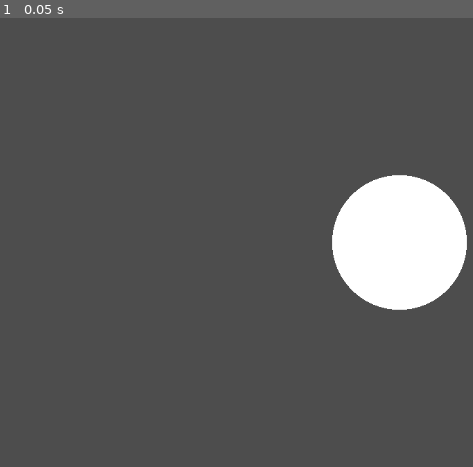
Above: before the commit, frame 1.
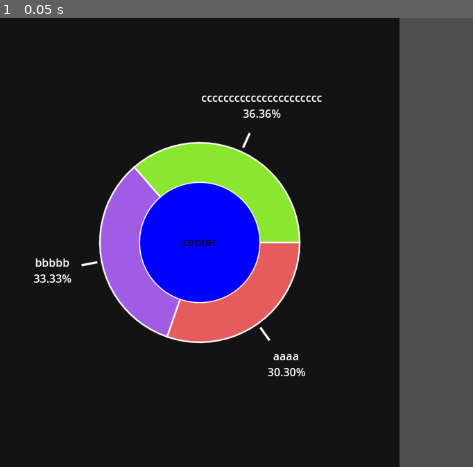
Above: after the commit, the same moment.

Repository: GabrielRMCorrea/Godot-PieChart
Game: Godot game, scene res://main.tscn
Same seed, same stepped clock (60 frames per second), same inputs: the game is played once before the commit and once after it. Before the commit the project starts from res://pie_chart.tscn.
Inputs:
- Up to frame 1 (0.05 s): no input

The runs differ from the first frame. In frame 1, 88% of the frame differs, in the area x 0-99%, y 0-100%.

Commit message:
added outlines and draw_circle_arc_poly became draw_slice

Diff:
--- a/main.tscn
+++ b/main.tscn
@@ -1,10 +1,6 @@
-[gd_scene load_steps=3 format=3 uid="uid://dr55i4x5hjomc"]
+[gd_scene load_steps=2 format=3 uid="uid://dr55i4x5hjomc"]
 
-[ext_resource type="PackedScene" uid="uid://cbux5geqj1s7n" path="res://pie_chart.tscn" id="1_ig7tw"]
-
-[sub_resource type="Gradient" id="Gradient_ig7tw"]
-interpolation_color_space = 1
-colors = PackedColorArray(1, 0, 0, 1, 1, 1, 0, 1)
+[ext_resource type="Script" uid="uid://biulhvvte3dvh" path="res://pie_chart.gd" id="1_ig7tw"]
 
 [node name="main" type="GridContainer"]
 anchors_preset = 15
@@ -28,31 +24,22 @@
 grow_horizontal = 2
 grow_vertical = 2
 
-[node name="PieChart" parent="Control" instance=ExtResource("1_ig7tw")]
+[node name="PieChart" type="Control" parent="Control"]
 layout_mode = 1
-size_flags_horizontal = 3
-size_flags_vertical = 3
+anchors_preset = 15
+anchor_right = 1.0
+anchor_bottom = 1.0
+grow_horizontal = 2
+grow_vertical = 2
+script = ExtResource("1_ig7tw")
 elements = Dictionary[String, float]({
-"aaaaaaaaa": 10.0,
-"bbbbbbbb": 11.0,
-"cccccccccccccccccccccc": 12.0,
-"ddddddddddddddd": 13.0
+"aaaa": 10.0,
+"bbbbb": 11.0,
+"cccccccccccccccccccccc": 12.0
 })
-title = "aisuhaiushiaushapsuhiaush"
-legend_style = 2
 center_text = "center"
-separation_lines = true
-color_scale = 2
-scale_gradient = SubResource("Gradient_ig7tw")
-
-[node name="PieChart2" parent="." instance=ExtResource("1_ig7tw")]
-layout_mode = 2
-size_flags_horizontal = 3
-size_flags_vertical = 3
-elements = Dictionary[String, float]({
-"aaaaaaaaa": 10.0,
-"bbbbbbbb": 11.0,
-"cccccccccccccccccccccc": 12.0,
-"ddddddddddddddd": 13.0
-})
-color_scale = 1
+outter_border = true
+inner_border = true
+lateral_borders = true
+center_color = Color(0, 0, 1, 1)
+metadata/_custom_type_script = "uid://biulhvvte3dvh"
--- a/pie_chart.gd
+++ b/pie_chart.gd
@@ -20,10 +20,13 @@
 @export var doughnut_shape: bool = true
 @export var center_text: String  # if doughnut_shape
 @export var center_proportion: float = 60.0  # if doughnut_shape
-@export var separation_lines: bool = false
 @export var color_scale: ColorScaleOptions = ColorScaleOptions.PRESET_1
+@export var scale_gradient: Gradient  # if color_scale == GRADIENT_
 @export var custom_scale: Array[Color]  # if color_scale == CUSTOM
-@export var scale_gradient: Gradient  # if color_scale == GRADIENT_
+@export_category("Borders")
+@export var outter_border : bool = false
+@export var inner_border : bool = false
+@export var lateral_borders : bool = false
 
 @export_group("Style Properties")
 @export var title_text_color: Color = Color.WHITE
@@ -34,17 +37,30 @@
 @export var center_text_color: Color = Color.BLACK
 @export var center_text_font_size: int = 16
 @export var line_color: Color = Color.WHITE
-
-func draw_circle_arc_poly(center: Vector2, radius: float, angle_from: float, angle_to: float, color: Color) -> void:
-	var nb_points: int = 32
-	var points_arc: PackedVector2Array = PackedVector2Array()
-	points_arc.push_back(center)
+@export var border_color: Color = Color.WHITE
+@export var border_width: float = 1
+
+func draw_slice(center: Vector2, radius: float, angle_from: float, angle_to: float, color: Color) -> void:
+	var nb_points: int = round((angle_to-angle_from)/5)
+	var outer_arc: Array[Vector2] = []
+	var inner_arc: Array[Vector2] = []
+
+	if doughnut_shape:
+		for i in range(nb_points + 1):
+			var angle_point: float = deg_to_rad(angle_from + i * (angle_to - angle_from) / nb_points)
+			inner_arc.push_front(center + Vector2(cos(angle_point), sin(angle_point)) * (radius*center_proportion/100))
+	else:
+		inner_arc.push_back(center)
 
 	for i in range(nb_points + 1):
 		var angle_point: float = deg_to_rad(angle_from + i * (angle_to - angle_from) / nb_points)
-		points_arc.push_back(center + Vector2(cos(angle_point), sin(angle_point)) * radius)
-
-	draw_colored_polygon(points_arc, color)
+		outer_arc.push_back(center + Vector2(cos(angle_point), sin(angle_point)) * radius)
+
+	draw_colored_polygon(inner_arc + outer_arc, color)
+	if inner_border and doughnut_shape:
+		draw_polyline(inner_arc, border_color, border_width, true)
+	if outter_border:
+		draw_polyline(outer_arc, border_color, border_width, true)
 
 func _draw() -> void:
 	var radius: float = min(size.x, size.y) / 4.0
@@ -149,17 +165,16 @@
 			elements_text_color
 		)
 
-		draw_circle_arc_poly(center, radius, previous_angle, previous_angle + current_angle, color)
+		draw_slice(center, radius, previous_angle, previous_angle + current_angle, color)
 		separation_lines_parameters.append([
-			center,
+			center + Vector2(cos(angle), sin(angle)) * (radius*center_proportion/100) if doughnut_shape else center,
 			center + Vector2(cos(angle), sin(angle)) * radius,
-			Color.WHITE,
-			2.0,
+			border_color,
+			border_width,
 			true
 		])
 		previous_angle += current_angle
 
-	# Draw title
 	draw_multiline_string(
 		ThemeDB.fallback_font,
 		Vector2(35.0, 35.0),
@@ -171,12 +186,12 @@
 		title_text_color
 	)
 
-	if separation_lines:
+	if lateral_borders:
 		for params in separation_lines_parameters:
 			draw_line.callv(params)
 
 	if doughnut_shape:
-		draw_circle(center, radius * center_proportion / 100.0, center_color)
+		draw_circle(center, (radius * center_proportion / 100.0) - border_width , center_color, true, -1, true)
 		var label_size: Vector2 = ThemeDB.fallback_font.get_multiline_string_size(center_text)
 		draw_multiline_string(
 			ThemeDB.fallback_font,
--- a/pie_chart.tscn
+++ /dev/null
@@ -1,12 +0,0 @@
-[gd_scene load_steps=2 format=3 uid="uid://cbux5geqj1s7n"]
-
-[ext_resource type="Script" uid="uid://biulhvvte3dvh" path="res://pie_chart.gd" id="1_sjhb4"]
-
-[node name="PieChart" type="Control"]
-layout_mode = 3
-anchors_preset = 15
-anchor_right = 1.0
-anchor_bottom = 1.0
-grow_horizontal = 2
-grow_vertical = 2
-script = ExtResource("1_sjhb4")
--- a/project.godot
+++ b/project.godot
@@ -11,6 +11,6 @@
 [application]
 
 config/name="PieChart"
-run/main_scene="res://pie_chart.tscn"
+run/main_scene="uid://dr55i4x5hjomc"
 config/features=PackedStringArray("4.4", "Forward Plus")
 config/icon="res://icon.svg"
